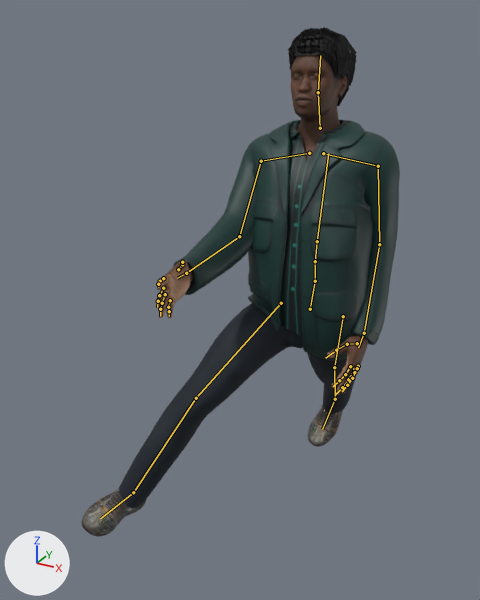
A saved change to the glTF model public/models/characters/protagonist.glb.
The view is the same before and after, from a 50 mm lens placed at (0.743, -1.828, 1.872), pointed at (-0.251, -0.021, 0.968). Every picture has the same lights, and +X, +Y and +Z are marked at lower left. The older version comes first. Both versions are drawn at frame 8 of the action 'sprint'; the numbers are the values there. The bones that change, and the others that lie on the model, are drawn over the model as lines.

The first picture shows 'CharcoalJeansMesh', 'HairShoesMesh', 'SkinEyesMesh', 'TealTechnicalJacketMesh'.
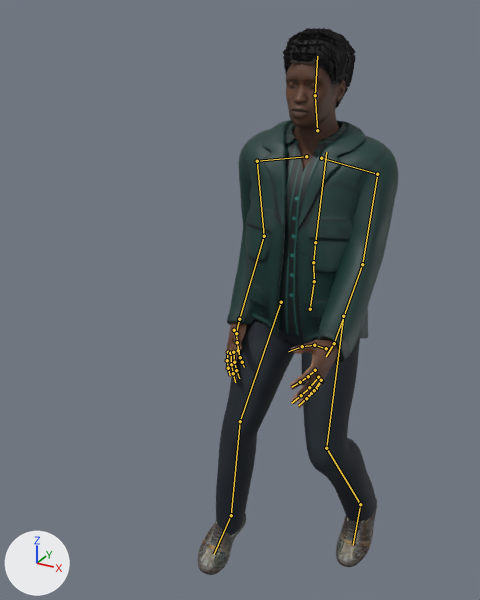
Pixel boxes (x1, y1, x2, y2) of what changed, in the pictures (480 x 600 px):
'TealTechnicalJacketMesh', posed (25% narrower): before (173, 120, 400, 361); after (227, 120, 398, 363)
'CharcoalJeansMesh', posed (32% narrower): before (119, 303, 356, 508); after (216, 319, 376, 535)
'SkinEyesMesh', posed: before (156, 55, 368, 395); after (226, 63, 346, 408)
'HairShoesMesh', posed (35% narrower, 7% taller): before (81, 27, 357, 537); after (198, 28, 377, 575)
bone 'Hips', root to tip: before (310, 309) to (315, 281); after (310, 309) to (314, 281)
bone 'Spine', root to tip: before (315, 281) to (315, 261); after (314, 281) to (313, 262)
bone 'Chest', root to tip: before (315, 261) to (317, 241); after (313, 262) to (315, 242)
bone 'UpperArm_L', root to tip: before (378, 166) to (379, 244); after (377, 174) to (362, 264)
bone 'LowerArm_L', root to tip: before (379, 244) to (364, 333); after (362, 264) to (334, 343)
bone 'UpperArm_R', root to tip: before (261, 161) to (239, 236); after (257, 161) to (264, 236)
bone 'LowerArm_R', root to tip: before (239, 236) to (186, 273); after (264, 236) to (239, 319)
bone 'UpperLeg_L', root to tip: before (343, 316) to (334, 367); after (343, 316) to (326, 448)
bone 'LowerLeg_L', root to tip: before (334, 367) to (335, 399); after (326, 448) to (360, 504)
bone 'Foot_L', root to tip: before (335, 399) to (322, 429); after (360, 504) to (353, 544)
bone 'UpperLeg_R', root to tip: before (281, 303) to (196, 398); after (281, 302) to (240, 421)
bone 'LowerLeg_R', root to tip: before (196, 398) to (133, 492); after (240, 421) to (231, 515)
bone 'Foot_R', root to tip: before (133, 492) to (100, 518); after (231, 515) to (214, 554)

The change in detail:
Bone 'Hips' (bone_hips) turns from (0, 0, 0) to (8, 0, 0) degrees about its own x, y and z.
Bone 'Spine' (bone_spine) turns from (0, 0, 0) to (-4, 0, -1) degrees about its own x, y and z.
Bone 'Chest' (bone_chest) turns from (-11, 0, 4) to (-6, 0, 1) degrees about its own x, y and z.
Bone 'UpperArm_L' (bone_upperarm_l) turns from (-25, 0, -41) to (15, 0, -41) degrees about its own x, y and z.
Bone 'LowerArm_L' (bone_lowerarm_l) turns from (0, 0, 0) to (-5, 0, 0) degrees about its own x, y and z.
Bone 'UpperArm_R' (bone_upperarm_r) turns from (25, 0, 41) to (-15, 0, 41) degrees about its own x, y and z.
Bone 'LowerArm_R' (bone_lowerarm_r) turns from (0, 0, 0) to (-5, 0, 0) degrees about its own x, y and z.
Bone 'UpperLeg_L' (bone_upperleg_l) turns from (45, 0, 0) to (-27, 0, 13) degrees about its own x, y and z.
Bone 'LowerLeg_L' (bone_lowerleg_l) turns from (0, 0, 0) to (52, 5, 4) degrees about its own x, y and z.
Bone 'Foot_L' (bone_foot_l) turns from (0, 0, 0) to (2, 1, -1) degrees about its own x, y and z.
Bone 'UpperLeg_R' (bone_upperleg_r) turns from (-45, 0, 0) to (-29, 0, -15) degrees about its own x, y and z.
Bone 'LowerLeg_R' (bone_lowerleg_r) turns from (25, 0, 0) to (27, -3, -2) degrees about its own x, y and z.
Bone 'Foot_R' (bone_foot_r) turns from (0, 0, 0) to (7, 0, 0) degrees about its own x, y and z.
